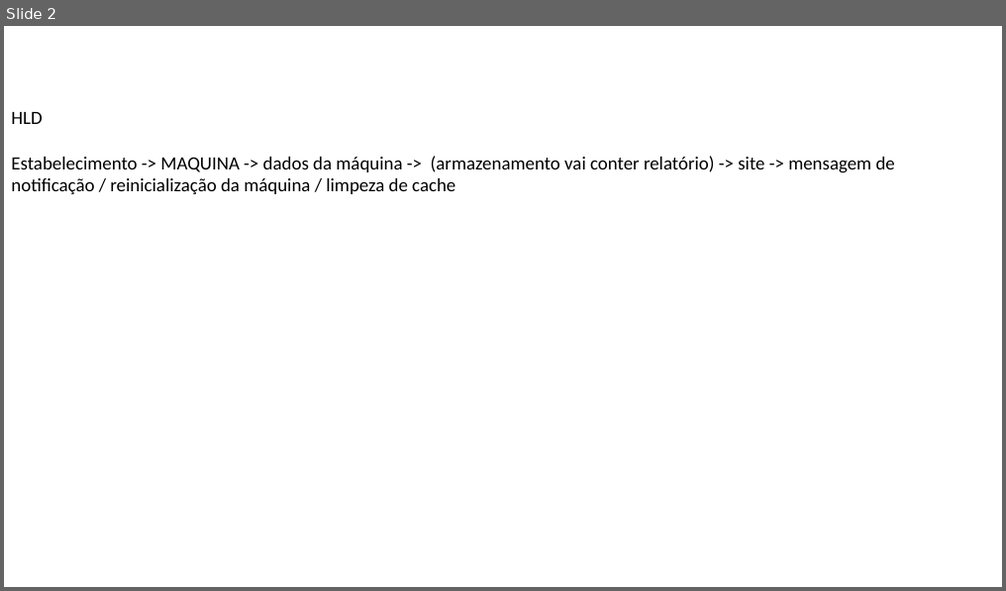
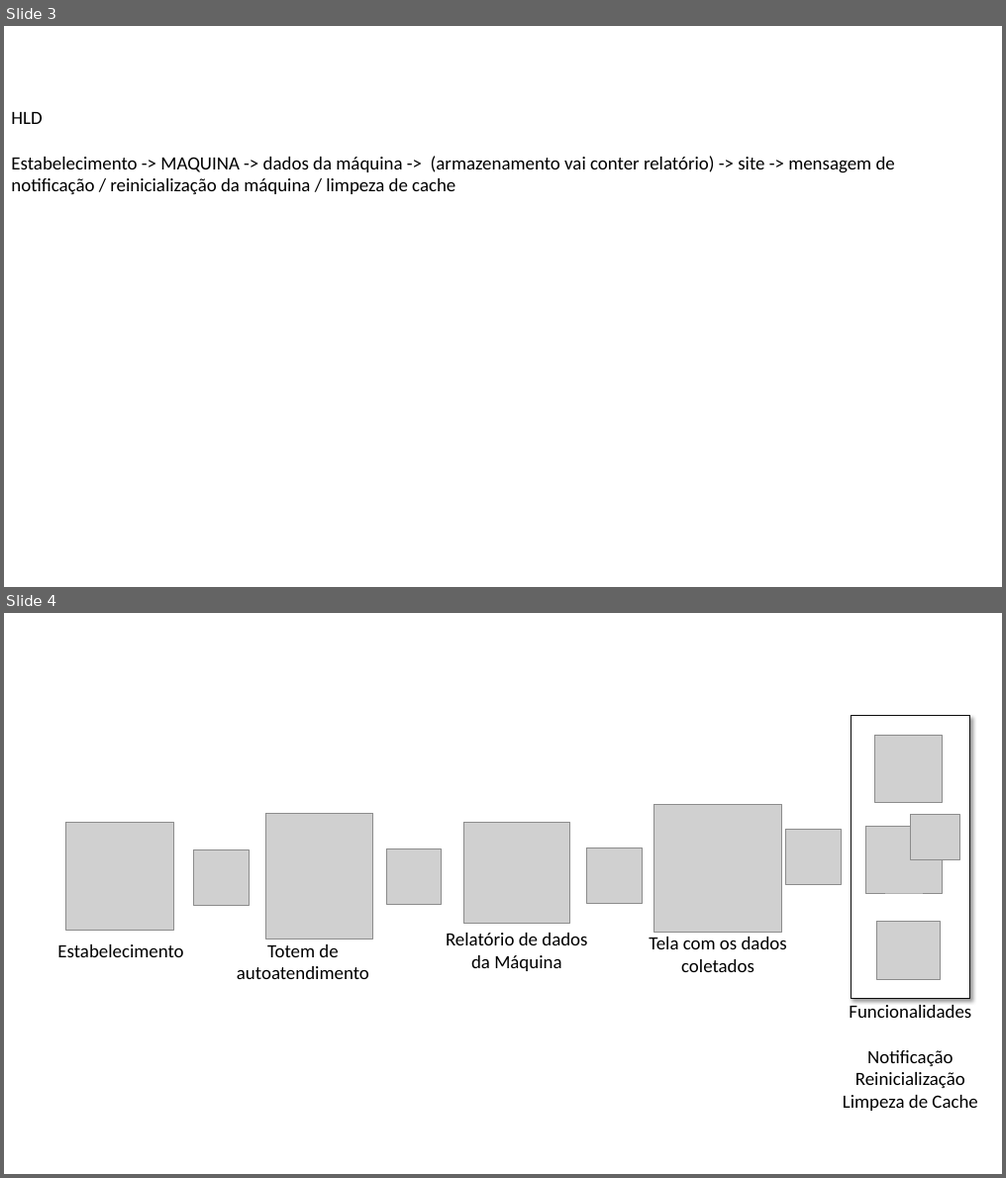
Before and after one commit to GuilhermeAlmeida0602/Grupo_04-2ADSA, a slide deck: Análise de Sistemas/HLD&&LLD.pptx. Shown one above the other, each under a label of ours: slide 2 before the commit, slides 3 and 4 after it. The pictures are 1006x591 and 1006x1178 pixels, drawn with LibreOffice and Linux fonts; fonts in the diff are those of the drawing; grey boxes stand for pictures. Boxes give left, top, right and bottom in pixels: in the first picture for what was removed or moved away, otherwise in the second. Text is boxed around its words. In the diff, an @@ line names an element or a change of style, - is before the commit and + after.

```diff
--- a/Análise de Sistemas/HLD&&LLD.pptx
+++ b/Análise de Sistemas/HLD&&LLD.pptx
@@ slide 4 added at <box>4,613,1002,1174</box>, background #FFFFFF @@
@@ rectangle added at <box>851,716,970,998</box>, fill #FFFFFF, outline #0D0D0D 1 pt @@
@@ picture added at <box>266,814,373,940</box> @@
@@ picture added at <box>653,805,782,933</box> @@
@@ picture added at <box>65,822,173,930</box> @@
@@ picture added at <box>193,850,249,905</box> @@
@@ picture added at <box>386,849,442,904</box> @@
@@ picture added at <box>463,822,570,924</box> @@
@@ picture added at <box>587,848,643,903</box> @@
@@ picture added at <box>786,830,842,884</box> @@
@@ text added at <box>446,933,587,971</box>, 18 pt, text #000000 @@
+Relatório de dados da Máquina
@@ text added at <box>648,937,787,972</box>, 18 pt, text #000000 @@
+Tela com os dados coletados
@@ group added at <box>866,735,960,980</box>: 4 pictures @@
@@ text added at <box>57,945,183,958</box>, 18 pt, text #000000 @@
+Estabelecimento
@@ text added at <box>237,945,369,979</box>, 18 pt, text #000000 @@
+Totem de autoatendimento
@@ text added at <box>843,1004,977,1111</box>, 18 pt, text #000000 @@
+Funcionalidades
+Notificação
+Reinicialização
+Limpeza de Cache
@@ what was slide 2 is now slide 3 @@
```
Also in this commit, not shown: 1 other slide added.
